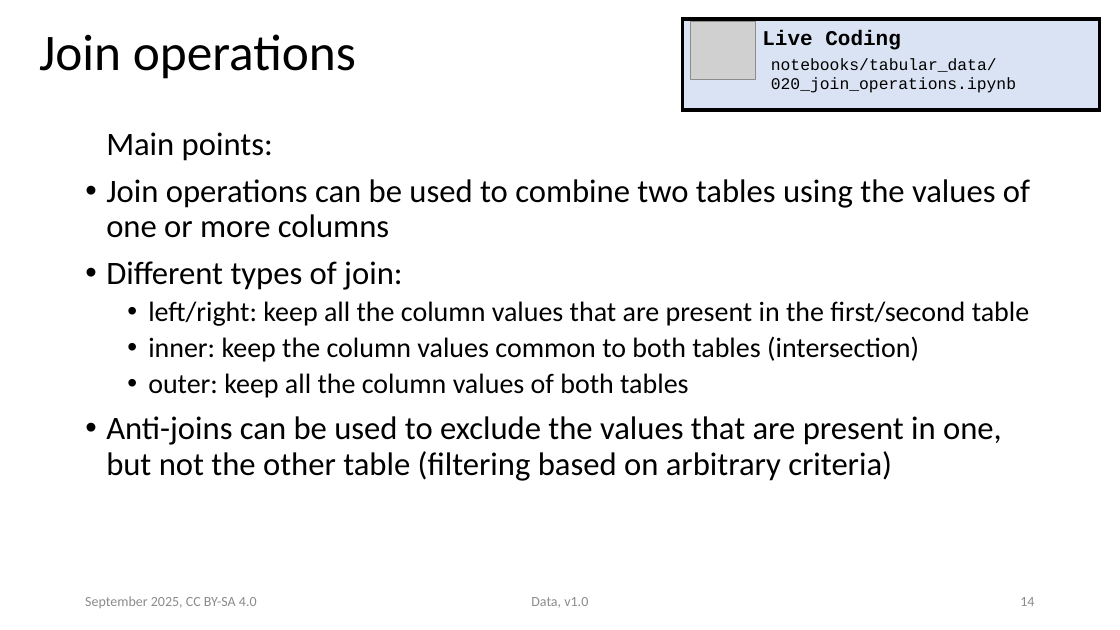
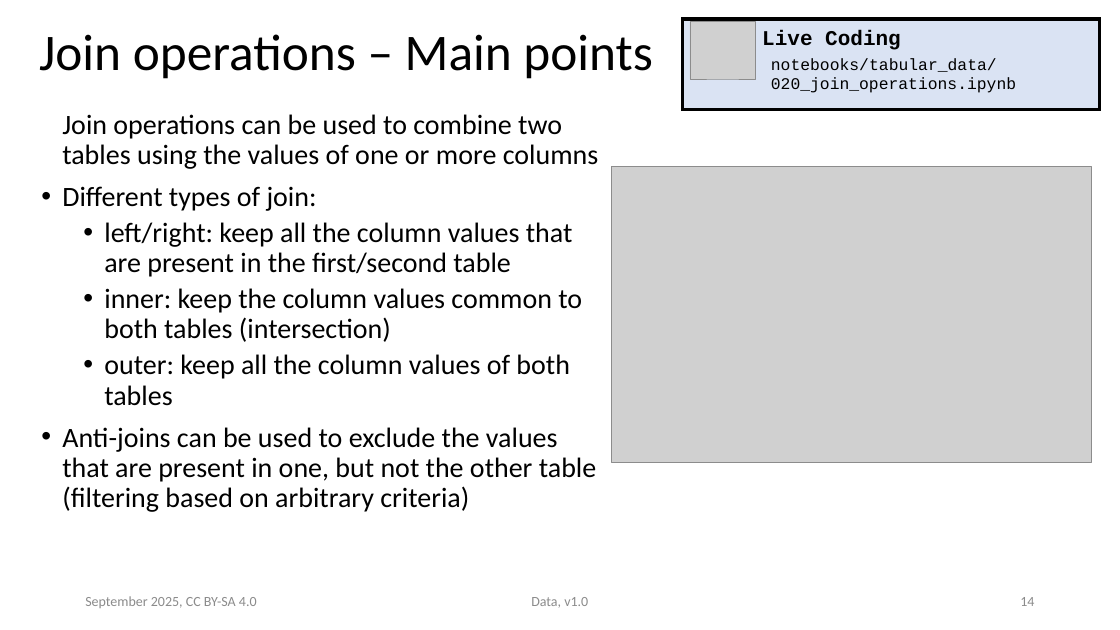
Before and after one commit to ASPP/data_class, a slide deck: slide 14 of tabular_data.pptx. Drawn at 1120x630 pixels with LibreOffice and Linux fonts; fonts in the diff are those of the drawing; grey boxes stand for pictures. Boxes give left, top, right and bottom in pixels: in the first picture for what was removed or moved away, otherwise in the second. Text is boxed around its words. In the diff, an @@ line names an element or a change of style, - is before the commit and + after.

```diff
--- a/tabular_data.pptx
+++ b/tabular_data.pptx
@@ title at [39,34,652,79]: text changed @@
-Join operations
+Join operations – Main points
@@ text "Join operations can be used ...": place and size @@
-text "Join operations can be used ..." at [106,132,1030,481]
+text "Join operations can be used ..." at [62,114,599,512]
@@ text at [62,114,599,512]: size 28 to 24 pt in "Join operations can be used to combine ...", "Different types of join:", "Anti-joins can be used to exclude the ..."; bullet • to none @@
@@ text at [106,132,273,161]: paragraph removed @@
-Main points:
@@ picture added at [612,166,1091,463] @@
```
Also in this commit, not shown: 14 other slides changed, 3 other files.
